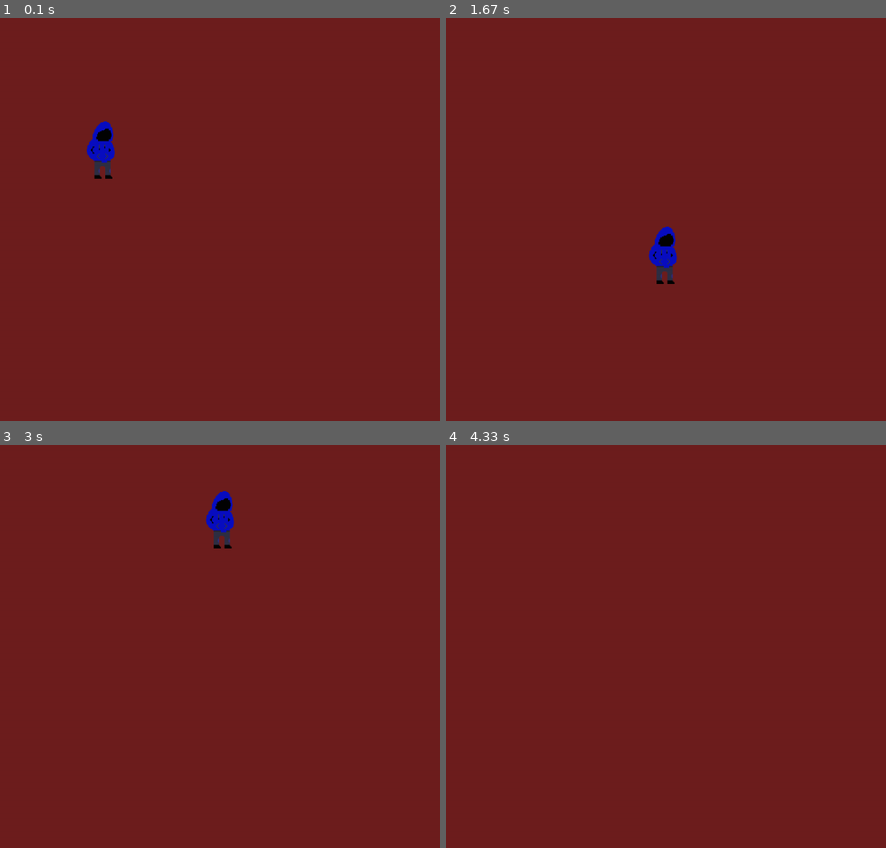
Above: before the commit, frames 1-4 (two rows, left to right).
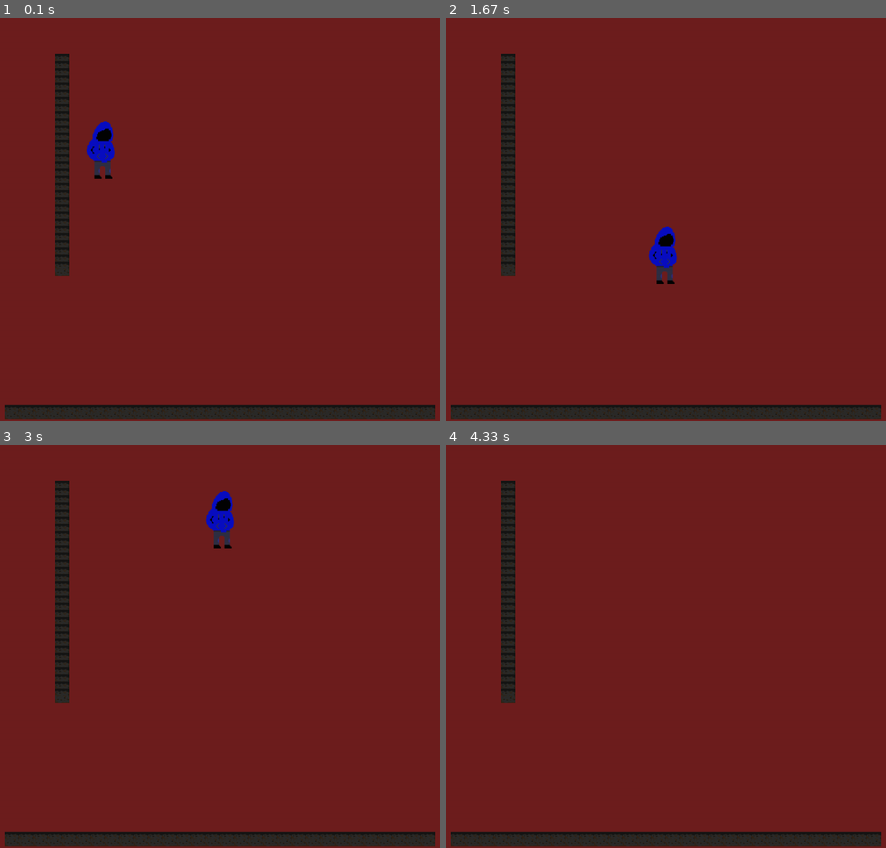
Above: after the commit, the same moments.

Repository: andrew-kula931/Programs
Game: pygame game, started from PyGame/run.py
Same seed, same stepped clock (60 frames per second), same inputs: the game is played once before the commit and once after it.
Inputs:
- Up to frame 1 (0.1 s): no input
- Up to frame 2 (1.67 s): hold D 0.33-0.8 s; hold D 0.83-1.3 s; tap Space at 0.9, 1.2, 1.4 s; hold A from 1.33 s (still down)
- Up to frame 3 (3 s): tap Space at 1.7, 1.97, 2.27, 2.4, 2.7 s; release A at 1.87 s; hold A 1.9-2.3 s; hold D 2.33-2.97 s
- Up to frame 4 (4.33 s): hold A 3-3.47 s; tap Space at 3.07, 3.37, 3.57, 3.87, 4.07 s; hold D 3.5-3.97 s; hold D from 4 s (still down)

The runs differ from the first frame. In frame 1, 5.3% of the frame differs, in the area x 1-99%, y 8-100%; in frame 2, 5.3%; in frame 3, 5.3%; in frame 4, 5.3%.

Commit message:
adding some tiles

Diff:
--- a/PyGame/run.py
+++ b/PyGame/run.py
@@ -1,8 +1,9 @@
 import sys
 import pygame
 
-from scripts.utils import load_image
+from scripts.utils import load_image, load_images
 from scripts.player import PlayerPhysics
+from scripts.tilemap import Tilemap
 
 # pygame setup
 class Game:
@@ -18,15 +19,20 @@
         self.velocity = [0, 0]
 
         self.assets = {
+            'decor': load_images(''),
             'player': load_image('player.png')
         }
 
         self.player = PlayerPhysics(self, 'player', (200,200))
 
+        self.tilemap = Tilemap(self, tile_size=16)
+
     def run(self):
         while True:
             # fill the screen with a color to wipe away anything from last frame
             self.screen.fill((110, 30, 30))
+
+            self.tilemap.render(self.screen)
 
             self.player.update((self.movement[1] - self.movement[0], 0))
             self.player.render(self.screen)
--- /dev/null
+++ b/PyGame/scripts/tilemap.py
@@ -0,0 +1,21 @@
+class Tilemap:
+    def __init__(self, game, tile_size=16):
+        self.game = game
+        self.tile_size = tile_size
+        self.tilemap = {}
+        self.offgrid_tiles = []
+
+        for i in range(30):
+            #This one is for creating a horizontal line
+            self.tilemap[str(3 + (i * 2)) + ';54'] = {'type': 'decor', 'variant': 0, 'pos': (3 + (i * 2), 54)}
+
+            #And this one is for a vertical line
+            self.tilemap['10;' + str(5 + i)] = {'type': 'decor', 'variant': 0, 'pos': (10, 5 + i)}
+
+    def render(self, surf):
+        for tile in self.offgrid_tiles:
+            surf.blit(self.game.assets[tile['type']][tile['variant']], tile['pos'])
+
+        for loc in self.tilemap:
+            tile = self.tilemap[loc]
+            surf.blit(self.game.assets[tile['type']][tile['variant']], (tile['pos'][0] * self.tile_size, tile['pos'][1] * self.tile_size))
--- a/PyGame/scripts/utils.py
+++ b/PyGame/scripts/utils.py
@@ -1,3 +1,4 @@
+import os
 import pygame
 
 BASE_PATH = 'images/'
@@ -6,3 +7,9 @@
     img = pygame.image.load(BASE_PATH + path).convert()
     img.set_colorkey((0, 0, 0))
     return img
+
+def load_images(path):
+    images = []
+    for img_name in os.listdir(BASE_PATH):
+        images.append(load_image(img_name))
+    return images
Binary file added: PyGame/images/ground.png
